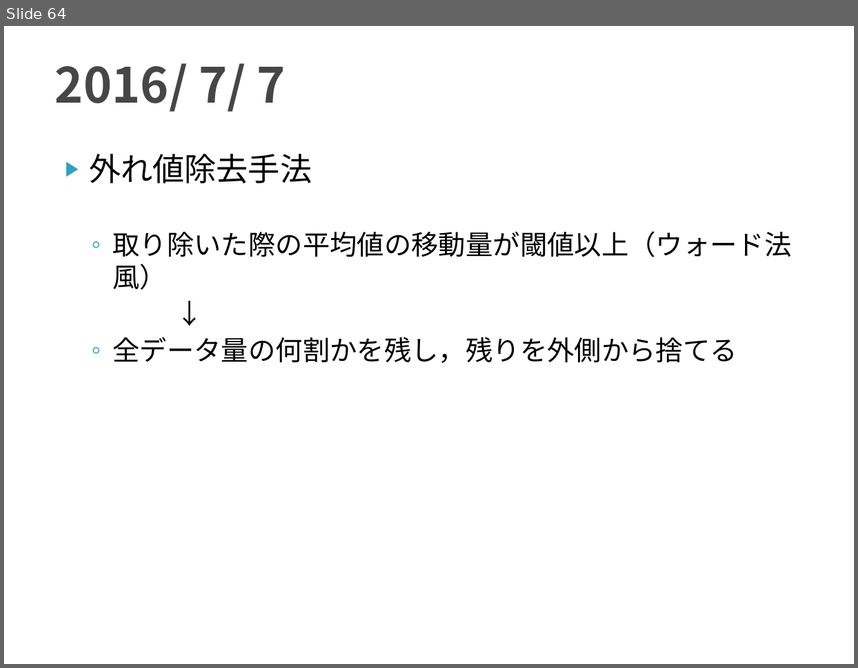
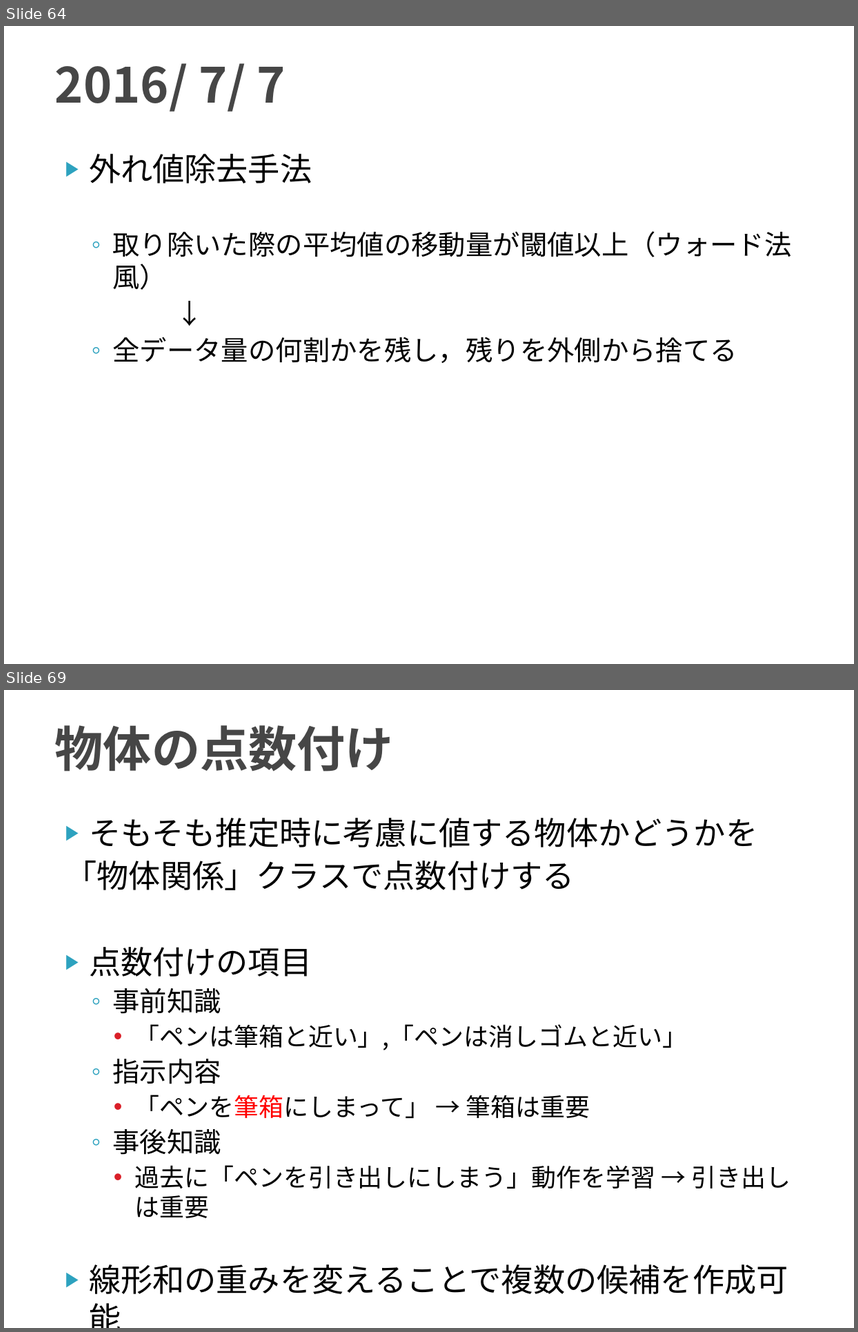
Before and after one commit to TetsuyaKomota/GitforEclipseTest, a slide deck: IntentionLearning_v2/slide/discussion2016.pptx. Shown one above the other, each under a label of ours: slide 64 before the commit, slides 64 and 69 after it; the slides between them are not shown. The pictures are 858x668 and 858x1332 pixels, drawn with LibreOffice and Linux fonts; fonts in the diff are those of the drawing. Boxes give left, top, right and bottom in pixels: in the first picture for what was removed or moved away, otherwise in the second. Text is boxed around its words. In the diff, an @@ line names an element or a change of style, - is before the commit and + after.

```diff
--- a/IntentionLearning_v2/slide/discussion2016.pptx
+++ b/IntentionLearning_v2/slide/discussion2016.pptx
@@ slide 69 added at <box>4,690,854,1328</box>, background #FFFFFF @@
@@ title added at <box>55,725,394,771</box>, 41 pt, text #464646, bold @@
+物体の点数付け
@@ text added at <box>65,818,791,1294</box>, 21 pt, text #000000 @@
+▶ そもそも推定時に考慮に値する物体かどうかを
+「物体関係」クラスで点数付けする
+▶ 点数付けの項目
+  ◦ 事前知識
+    • 「ペンは筆箱と近い」,「ペンは消しゴムと近い」
+  ◦ 指示内容
+    • 「ペンを筆箱にしまって」 → 筆箱は重要
+  ◦ 事後知識
+    • 過去に「ペンを引き出しにしまう」動作を学習 → 引き出しは重要
+▶ 線形和の重みを変えることで複数の候補を作成可能
```
Also in this commit, not shown: 6 other slides added, 6 other files.
